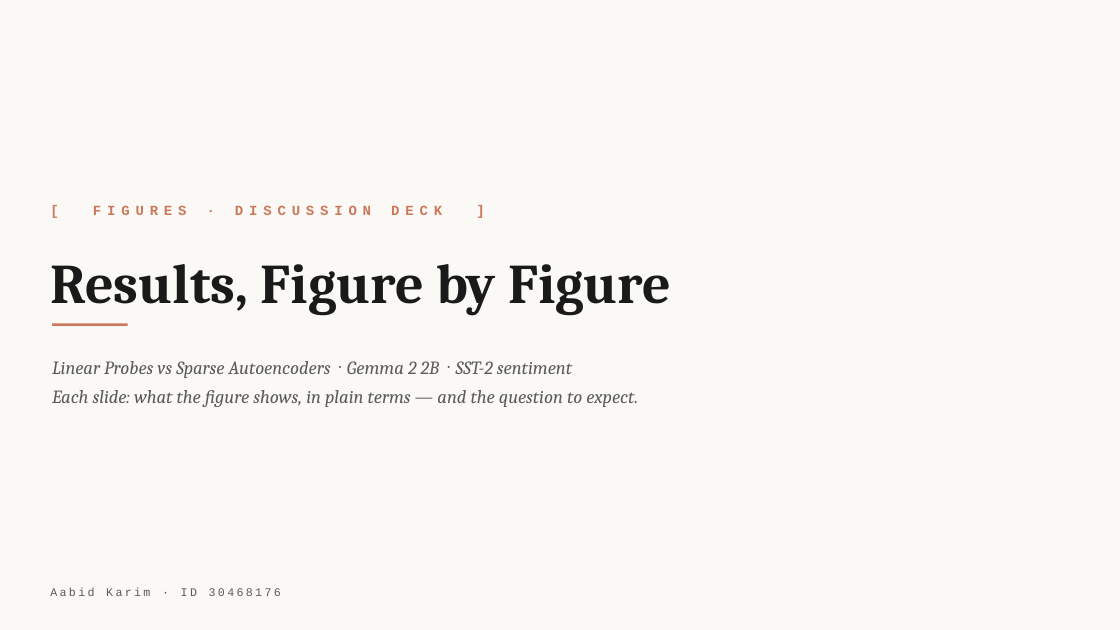
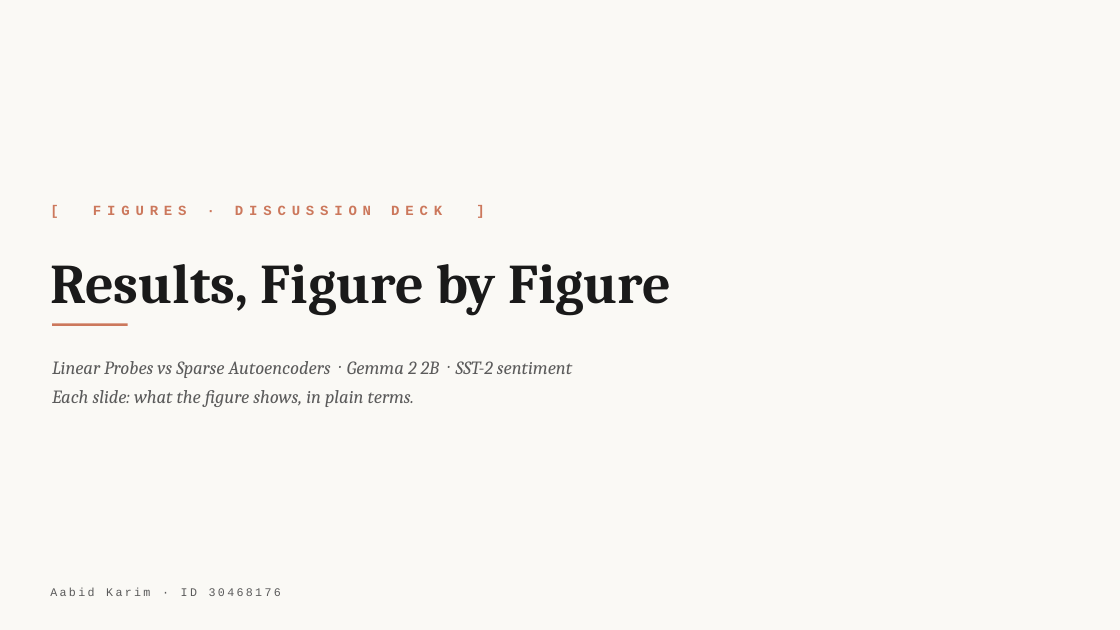
Before and after one commit to abedkkhan/Linear-Probes-vs-SAEs, a slide deck: slide 1 of presentation/figures_deck.pptx. Drawn at 1120x630 pixels with LibreOffice and Linux fonts; fonts in the diff are those of the drawing. Boxes give left, top, right and bottom in pixels: in the first picture for what was removed or moved away, otherwise in the second. Text is boxed around its words. In the diff, an @@ line names an element or a change of style, - is before the commit and + after.

```diff
--- a/presentation/figures_deck.pptx
+++ b/presentation/figures_deck.pptx
@@ text at [52, 390, 414, 407]: text changed @@
-Each slide: what the figure shows, in plain terms — and the question to expect.
+Each slide: what the figure shows, in plain terms.
```
Also in this commit, not shown: 11 other slides changed.
